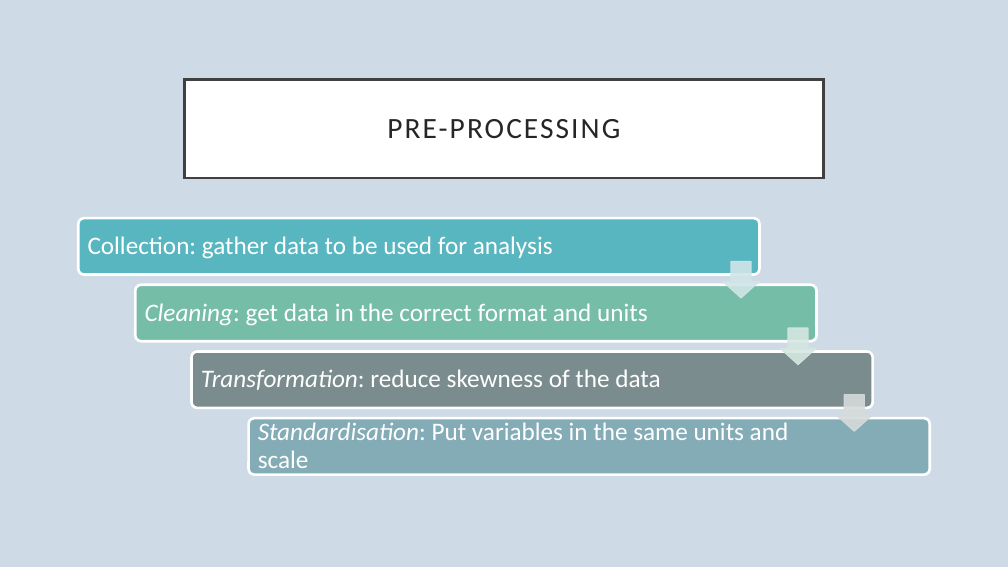
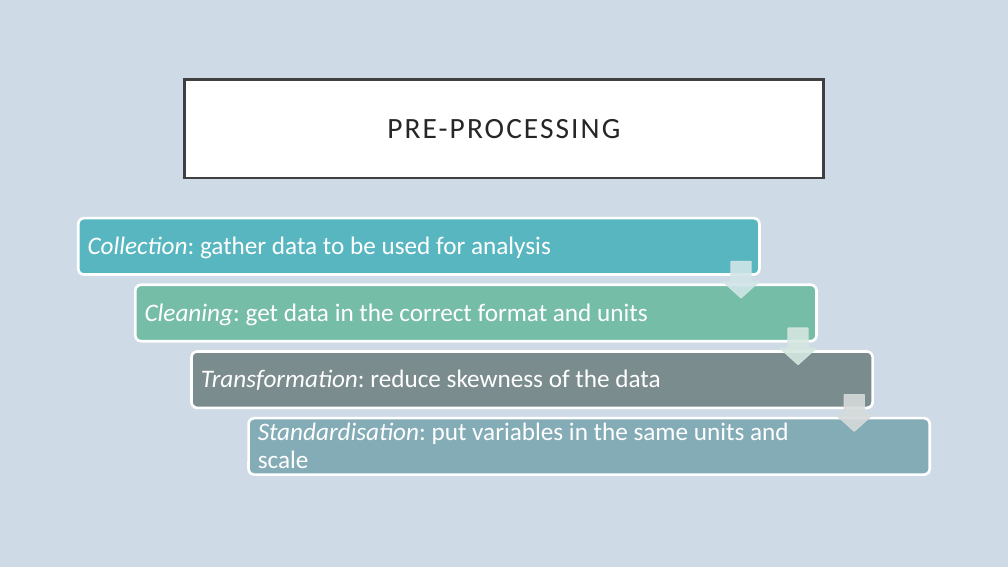
Before and after one commit to natesheehan/spidercartographers, a slide deck: slide 3 of For Report/Presentation.pptx. Drawn at 1008x567 pixels with LibreOffice and Linux fonts; fonts in the diff are those of the drawing. Boxes give left, top, right and bottom in pixels: in the first picture for what was removed or moved away, otherwise in the second. Text is boxed around its words. In the diff, an @@ line names an element or a change of style, - is before the commit and + after.

```diff
--- a/For Report/Presentation.pptx
+++ b/For Report/Presentation.pptx
@@ text "Collection: gather data to be ..." at <box>88,236,551,259</box>: italic on in "Collection:" @@
@@ text at <box>258,422,789,474</box>: text changed @@
-Standardisation: Put variables in the same units and scale
+Standardisation: put variables in the same units and scale
```
Also in this commit, not shown: 3 other slides changed.
